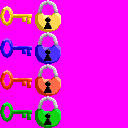
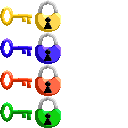
Before/after of a 128×128 layered artwork. What changed in the layer stack:
hid "Layer" over bbox(0, 0, 128, 128)
removed layer "keys.png" over bbox(0, 0, 128, 128)
